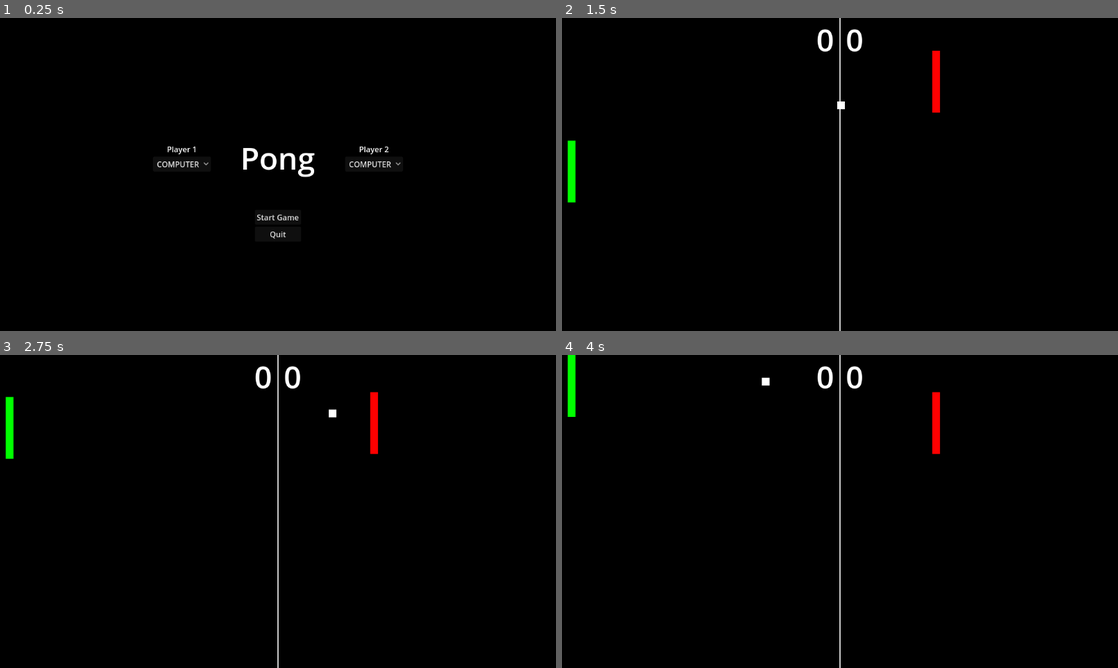
Above: before the commit, frames 1-4 (two rows, left to right).
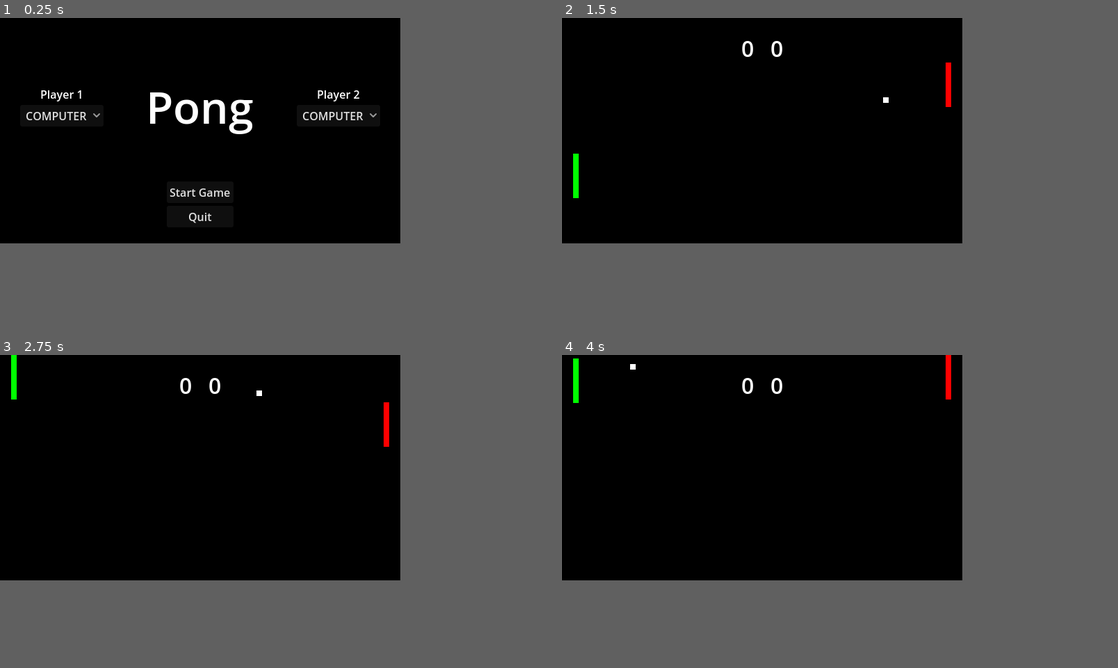
Above: after the commit, the same moments.

Repository: mlioz/pong
Game: Godot game, scene res://scenes/start_menu.tscn
Same seed, same stepped clock (60 frames per second), same inputs: the game is played once before the commit and once after it.
Inputs:
- Up to frame 1 (0.25 s): no input
- Up to frame 2 (1.5 s): click "Start Game" at 0.5 s; hold Up (ui_up) from 1.28 s (still down); tap S (s) at 1.35 s
- Up to frame 3 (2.75 s): tap W (w) at 1.55, 2.1 s; release Up (ui_up) at 2.03 s; hold Down (ui_down) from 2.03 s (still down); tap S (s) at 2.3 s
- Up to frame 4 (4 s): release Down (ui_down) at 2.78 s; hold Up (ui_up) from 2.78 s (still down); tap S (s) at 2.85, 3.8 s; tap W (w) at 3.05, 3.6 s
The window is 800x450 before the commit and 576x324 after it. Grey fills any space a smaller window leaves; there, only what the larger window draws over its background counts as a difference.

The runs differ from the first frame. In frame 1, 2.4% of the frame differs, in the area x 4-73%, y 23-71%; in frame 2, 1.4%; in frame 3, 1.5%; in frame 4, 1.4%.

Commit message:
fixed screen resizing issues on web.

Diff:
--- a/project.godot
+++ b/project.godot
@@ -22,8 +22,9 @@
 
 [display]
 
-window/stretch/mode="viewport"
-window/stretch/aspect="expand"
+window/size/viewport_width=576
+window/size/viewport_height=324
+window/stretch/mode="canvas_items"
 
 [input]
 
--- a/scenes/ball.tscn
+++ b/scenes/ball.tscn
@@ -5,6 +5,7 @@
 [ext_resource type="AudioStream" uid="uid://dl06ssb77l22c" path="res://assets/high.wav" id="3_ktgx5"]
 
 [sub_resource type="RectangleShape2D" id="RectangleShape2D_g7tl7"]
+size = Vector2(8, 8)
 
 [node name="Ball" type="CharacterBody2D"]
 physics_interpolation_mode = 1
--- a/scenes/game.tscn
+++ b/scenes/game.tscn
@@ -9,6 +9,7 @@
 bounce = 1.0
 
 [sub_resource type="WorldBoundaryShape2D" id="WorldBoundaryShape2D_7mycd"]
+distance = -1.0
 
 [sub_resource type="PhysicsMaterial" id="PhysicsMaterial_272bh"]
 friction = 0.0
@@ -34,10 +35,9 @@
 physics_material_override = SubResource("PhysicsMaterial_272bh")
 
 [node name="CollisionShape2D" type="CollisionShape2D" parent="Floor"]
-position = Vector2(0, 648)
+position = Vector2(0, 323)
 shape = SubResource("WorldBoundaryShape2D_7mycd")
 
 [node name="Polygon2D" type="Polygon2D" parent="."]
-polygon = PackedVector2Array(577, 0, 577, 648, 575, 648, 575, 0)
 
 [connection signal="ball_exited_screen" from="Ball" to="." method="game_over"]
--- a/scenes/paddle.tscn
+++ b/scenes/paddle.tscn
@@ -7,7 +7,7 @@
 bounce = 1.0
 
 [sub_resource type="RectangleShape2D" id="RectangleShape2D_j4k55"]
-size = Vector2(16, 128)
+size = Vector2(8, 64)
 
 [node name="Paddle" type="StaticBody2D"]
 physics_material_override = SubResource("PhysicsMaterial_4flbx")
--- a/scenes/ui.tscn
+++ b/scenes/ui.tscn
@@ -3,19 +3,19 @@
 [ext_resource type="Script" uid="uid://cq8clphnykuji" path="res://scripts/ui.gd" id="1_fyqef"]
 
 [sub_resource type="LabelSettings" id="LabelSettings_h0uja"]
-font_size = 64
+line_spacing = 0.0
+font_size = 32
 
 [node name="UI" type="CanvasLayer"]
 script = ExtResource("1_fyqef")
 
 [node name="Score" type="Control" parent="."]
 layout_mode = 3
-anchors_preset = 0
-offset_left = 252.0
-offset_right = 900.0
-offset_bottom = 648.0
+anchors_preset = 5
+anchor_left = 0.5
+anchor_right = 0.5
 grow_horizontal = 2
-grow_vertical = 2
+size_flags_vertical = 0
 
 [node name="MarginContainer" type="MarginContainer" parent="Score"]
 layout_mode = 1
@@ -36,7 +36,7 @@
 
 [node name="PlayerScore" type="Label" parent="Score/MarginContainer/HBoxContainer"]
 layout_mode = 2
-size_flags_horizontal = 6
+size_flags_horizontal = 4
 text = "0"
 label_settings = SubResource("LabelSettings_h0uja")
 
@@ -49,27 +49,11 @@
 [node name="PauseMenu" type="Control" parent="."]
 process_mode = 2
 layout_mode = 3
-anchors_preset = 0
-offset_left = 252.0
-offset_right = 900.0
-offset_bottom = 648.0
+anchors_preset = 15
+anchor_right = 1.0
+anchor_bottom = 1.0
 grow_horizontal = 2
 grow_vertical = 2
-
-[node name="Background" type="ColorRect" parent="PauseMenu"]
-layout_mode = 1
-anchors_preset = 8
-anchor_left = 0.5
-anchor_top = 0.5
-anchor_right = 0.5
-anchor_bottom = 0.5
-offset_left = -107.0
-offset_top = -138.0
-offset_right = 107.0
-offset_bottom = 138.0
-grow_horizontal = 2
-grow_vertical = 2
-color = Color(0.4083297, 0.40832937, 0.40832955, 0.6666667)
 
 [node name="MarginContainer" type="MarginContainer" parent="PauseMenu"]
 layout_mode = 1
@@ -85,6 +69,9 @@
 grow_horizontal = 2
 grow_vertical = 2
 
+[node name="Background" type="Panel" parent="PauseMenu/MarginContainer"]
+layout_mode = 2
+
 [node name="VBoxContainer" type="VBoxContainer" parent="PauseMenu/MarginContainer"]
 layout_mode = 2
 size_flags_horizontal = 4
--- a/scripts/ball.gd
+++ b/scripts/ball.gd
@@ -3,9 +3,7 @@
 @onready var low_bounce_sound: AudioStreamPlayer = $LowBounceSound
 @onready var high_bounce_sound: AudioStreamPlayer = $HighBounceSound
 
-@onready var screen_size: Vector2 = get_viewport().size
-
-@export var ball_size: int = 16
+@export var ball_size: int = 8
 @export var speed: float = 200
 @export var speed_increase: float = 0.1
 @export var max_speed: int = 500
@@ -46,4 +44,4 @@
 func reset() -> void:
 	var dir = Vector2(randf_range(-1, 1), randf_range(-0.3, 0.3)).normalized()
 	velocity = dir * speed
-	position = screen_size / 2
+	position = Vector2(Global.SCREEN_SIZE.x, Global.SCREEN_SIZE.y) / 2
--- a/scripts/game.gd
+++ b/scripts/game.gd
@@ -2,8 +2,6 @@
 class_name Game
 
 const GAME: PackedScene = preload("res://scenes/game.tscn")
-
-@onready var screen_size: Vector2i = get_viewport().size
 
 @onready var ui_player_score: Label = $UI/Score/MarginContainer/HBoxContainer/PlayerScore
 @onready var ui_opponent_score: Label = $UI/Score/MarginContainer/HBoxContainer/OpponentScore
@@ -64,7 +62,7 @@
 	$UI/PauseMenu.hide()
 
 func reset_game():
-	player.reset_position(20, int(screen_size.y / 2.0))
-	opponent.reset_position(screen_size.x - 25, int(screen_size.y / 2.0))
+	player.reset_position(20, Global.SCREEN_SIZE.x / 2)
+	opponent.reset_position(Global.SCREEN_SIZE.x - 20, Global.SCREEN_SIZE.y / 2)
 
 	$Ball.reset()
--- a/scripts/global.gd
+++ b/scripts/global.gd
@@ -1,4 +1,6 @@
 extends Node
+
+const SCREEN_SIZE := Vector2(576, 324)
 
 enum ControlMethod { COMPUTER, WASD, ARROWS }
 
--- a/scripts/paddle.gd
+++ b/scripts/paddle.gd
@@ -2,14 +2,13 @@
 class_name Paddle
 
 const PADDLE_SCENE: PackedScene = preload("res://scenes/paddle.tscn")
-
-@onready var screen_size: Vector2 = get_viewport().size
-@onready var new_position: Vector2
-@onready var paddle_size: Vector2 = Vector2(16, 128)
+const PADDLE_SIZE: Vector2 = Vector2(8, 64)
 
 @export var speed: float = 500
 @export var color: Color = Color.RED
 @export var control_method: Global.ControlMethod = Global.ControlMethod.WASD
+
+var new_position: Vector2
 
 func _ready() -> void:
 	$PlayerSprite.texture = draw_paddle(color)
@@ -25,7 +24,7 @@
 
 	return paddle
 
-func reset_position(xpos: int, ypos: int) -> void:
+func reset_position(xpos: float, ypos: float) -> void:
 	position.x = xpos
 	position.y = ypos
 
@@ -34,8 +33,6 @@
 	if control_method == Global.ControlMethod.COMPUTER:
 		position.y = move_toward(position.y, new_position.y, speed * delta)
 
-		# Prevents the paddle from going off the screen
-		position.y = clampf(position.y, paddle_size.y / 2, screen_size.y - paddle_size.y / 2)
 	else:
 		var axis
 		if control_method == Global.ControlMethod.ARROWS:
@@ -45,11 +42,11 @@
 
 		position.y += axis * speed * delta
 
-		# Prevents the paddle from going off the screen
-		position.y = clampf(position.y, paddle_size.y / 2, screen_size.y - paddle_size.y / 2)
+	# Prevents the paddle from going off the screen
+	position.y = clampf(position.y, PADDLE_SIZE.y / 2, Global.SCREEN_SIZE.y - PADDLE_SIZE.y / 2)
 
 func draw_paddle(paddle_color: Color) -> ImageTexture:
-	var img = Image.create(int(paddle_size.x), int(paddle_size.y), false, Image.FORMAT_RGBA8)
+	var img = Image.create(int(PADDLE_SIZE.x), int(PADDLE_SIZE.y), false, Image.FORMAT_RGBA8)
 	img.fill(paddle_color)
 
 	return ImageTexture.create_from_image(img)
--- a/scripts/ui.gd
+++ b/scripts/ui.gd
@@ -1,6 +1,4 @@
 extends CanvasLayer
-
-@onready var screen_size: Vector2 = get_viewport().size
 
 func _on_quit_pressed() -> void:
 	get_tree().quit()
